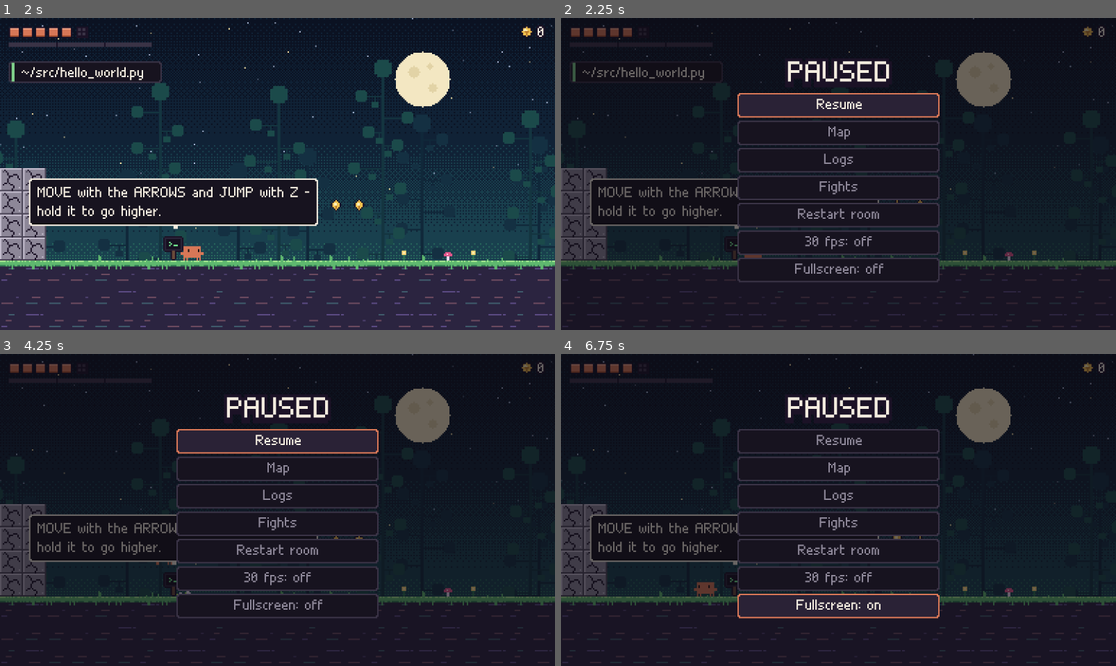
Above: before the commit, frames 1-4 (two rows, left to right).
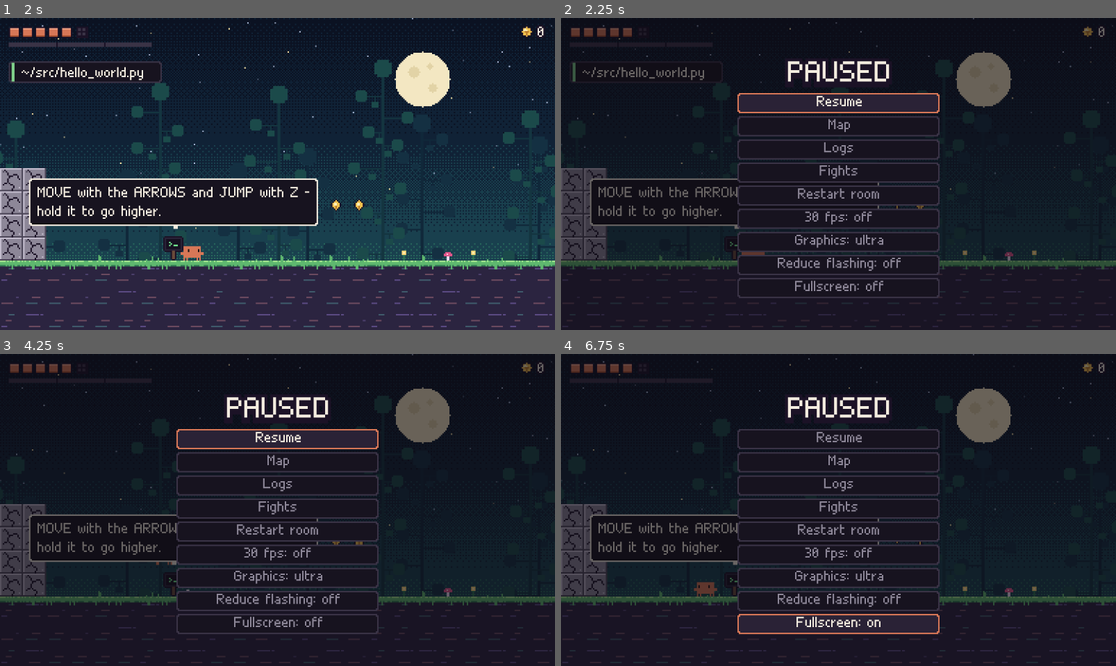
Above: after the commit, the same moments.

Repository: zack-riftwalker/projects
Game: Godot game, scene res://src/main.tscn
Same seed, same stepped clock (60 frames per second), same inputs: the game is played once before the commit and once after it.
Inputs (mouse positions are in pixels of both pictures, inside the frame that each line leads up to):
- Up to frame 1 (2 s): tap Enter (start) at 0.5 s; move the mouse to (399, 158) at 0.52 s; hold Right (right) 0.53-1.25 s; tap X (attack) at 0.6 s; click (399, 158) at 0.67 s; tap Z (jump) at 0.77, 1.07 s; tap C (dash) at 0.8 s; drag from (166, 189) to (249, 236) at 1.27 s
- Up to frame 2 (2.25 s): tap Enter (start) at 2 s; move the mouse to (894, 105) at 2.02 s; hold Right (right) from 2.03 s (still down); tap V (special) at 2.1 s
- Up to frame 3 (4.25 s): tap Enter (start) at 2.3 s; release Right (right) at 2.75 s; drag from (249, 572) to (111, 463) at 2.77 s; move the mouse to (444, 556) at 3.52 s; hold Left (left) from 3.53 s (still down); tap Z (jump) at 3.6, 3.77, 4.07 s; tap X (attack) at 3.8 s; tap Escape (pause) at 4.15 s
- Up to frame 4 (6.75 s): release Left (left) at 4.25 s; drag from (672, 463) to (755, 432) at 4.27 s; tap Enter (start) at 5, 5.75, 6.5, 6.6 s; move the mouse to (866, 510) at 5.02 s; hold Down (down) 5.03-5.75 s; tap C (dash) at 5.1 s; click (866, 510) at 5.17 s; tap V (special) at 5.3 s; drag from (755, 432) to (727, 525) at 5.77 s; move the mouse to (960, 494) at 6.52 s; hold Up (up) from 6.53 s (still down)

Frame 1 is identical in both runs. In frame 2, 6.7% of the frame differs, in the area x 31-69%, y 24-90%; in frame 3, 6.7%; in frame 4, 6.3%.

Commit message:
MVGN-03: graphics tiers (Low/High/Ultra), Reduce flashing, ?gfx=, debug overlay GFX line, test gfxtier
Co-Authored-By: Claude Sonnet 5.5 <noreply@anthropic.com>
Claude-Session: https://claude.ai/code/session_01TMh3pK2TG8Exx55R6E53Rd

Diff:
--- a/godot/src/autoload/game.gd
+++ b/godot/src/autoload/game.gd
@@ -886,13 +886,15 @@
 	if d.get("fps30", false):
 		fps30 = true
 		Engine.max_fps = 30
+	gfx_saved = clampi(int(d.get("gfx", -1)), -1, 2)
+	reduce_flash = bool(d.get("reduce_flash", false))
 
 func save_settings() -> void:
 	if not persist:
 		return
 	var f := FileAccess.open(settings_path, FileAccess.WRITE)
 	if f != null:
-		f.store_string(JSON.stringify({"diff": diff, "coop_hp_pct": coop_hp_pct, "vol_music": vol_music, "vol_sfx": vol_sfx, "fps30": fps30}))
+		f.store_string(JSON.stringify({"diff": diff, "coop_hp_pct": coop_hp_pct, "vol_music": vol_music, "vol_sfx": vol_sfx, "fps30": fps30, "gfx": gfx_saved, "reduce_flash": reduce_flash}))
 
 func is_fullscreen() -> bool:
 	var m := DisplayServer.window_get_mode()
@@ -964,7 +966,30 @@
 # the tools Clawd owns (phase 1 test build: bash only)
 var tools := {"bash": false, "catch": false, "sudo": false, "agents": false, "opus": false, "curl": false, "ssh": false, "breakpoint": false}
 var shake_opt := 1.0
-var low_fx := false          # G.save.data.opt.min
+# Graphics quality (GFX-N, MVGN-03): 0 Low, 1 High, 2 Ultra. ?gfx=low|high|ultra wins over the saved choice; with neither it is Ultra on a PC and High on a
+# touch device. Only THE NETWORK has anything that depends on it (worlds 1-5 look the same on every tier, except Low's smaller particle caps).
+const GFX_NAMES := ["low", "high", "ultra"]
+signal gfx_changed
+var gfx_url := -1                    # ?gfx=
+var gfx_saved := -1                  # the saved choice (-1: never chosen)
+var _gfx_default := -1
+var gfx_tier: int:
+	get:
+		if gfx_url >= 0:
+			return gfx_url
+		if gfx_saved >= 0:
+			return gfx_saved
+		if _gfx_default < 0 or (touch_seen and _gfx_default == 2):      # (touch_seen turns true when the touch pad shows up, after the first read)
+			_gfx_default = 1 if (touch_seen or DisplayServer.is_touchscreen_available() or (OS.has_feature("web") and bool(JavaScriptBridge.eval("(navigator.maxTouchPoints||0)>0")))) else 2
+		return _gfx_default
+	set(v):
+		gfx_saved = clampi(v, 0, 2)
+		gfx_changed.emit()
+var reduce_flash := false            # "Reduce flashing": no flicker, glitch tears, chromatic aberration, zoom punch; screen flashes capped at 0.25
+var low_fx: bool:                    # G.save.data.opt.min: the Fx caps follow the Low tier
+	get: return gfx_tier == 0
+# what the GFX systems report for the debug overlay's GFX line
+var gfx_stats := {"lights": 0, "parts": 0, "post_ms": -1.0}
 
 # query options: ?debug ?fps30 ?mute ?selftest (web) or user args (native)
 var debug := false
@@ -1087,6 +1112,10 @@
 					diff_from_url = true
 			"scene": scene = v
 			"gfxprobe": scene = "gfxprobe"
+			"gfx":
+				if GFX_NAMES.has(v):
+					gfx_url = GFX_NAMES.find(v)
+			"reduceflash": reduce_flash = true
 			"probe-out": probe_out = v
 			"wait": shot_wait = int(v)
 			"full": full_shot = true
--- a/godot/src/core/fx.gd
+++ b/godot/src/core/fx.gd
@@ -19,7 +19,7 @@
 	trauma = minf(1.0, trauma + a)
 
 func flash_screen(a: float, col) -> void:
-	flash = a
+	flash = minf(a, 0.25) if Game.reduce_flash else a          # (Reduce flashing)
 	flash_col = Color(col if col != null else "#ffffff")
 
 func part(x: float, y: float, vx: float, vy: float, life: float, size: float, col, grav := 0.0, o = null):
--- a/godot/src/test/tests_gfx.gd
+++ b/godot/src/test/tests_gfx.gd
@@ -101,5 +101,68 @@
 		r2.queue_free()
 	return report("moods", ok, info if info != "" else "%d rooms" % n)
 
+# MVGN-03: the tier round-trips through the settings file, ?gfx= wins, low_fx follows, the device default
 func t_gfxtier() -> bool:
-	return report("gfxtier", false, "todo")
+	var ok := true
+	var info := ""
+	var path := "user://gfxtier_test.json"
+	var old_path: String = Game.settings_path
+	var old_persist: bool = Game.persist
+	Game.settings_path = path
+	Game.persist = true
+	Game.gfx_url = -1
+	Game.gfx_saved = -1
+	Game._gfx_default = -1
+	Game.touch_seen = false
+	if not OS.has_feature("web") and not DisplayServer.is_touchscreen_available():
+		if Game.gfx_tier != 2:
+			ok = false
+			info += " pc default is %d;" % Game.gfx_tier
+	Game.touch_seen = true
+	if Game.gfx_tier != 1:
+		ok = false
+		info += " touch default is %d;" % Game.gfx_tier
+	Game.touch_seen = false
+	Game._gfx_default = -1
+	Game.gfx_tier = 0
+	Game.reduce_flash = true
+	Game.save_settings()
+	Game.gfx_saved = -1
+	Game.reduce_flash = false
+	Game.load_settings()
+	if Game.gfx_tier != 0 or not Game.reduce_flash or not Game.low_fx:
+		ok = false
+		info += " round trip %d %s;" % [Game.gfx_tier, str(Game.reduce_flash)]
+	Game.gfx_url = 2                                         # ?gfx=ultra wins over the saved low
+	if Game.gfx_tier != 2 or Game.low_fx:
+		ok = false
+		info += " url;"
+	Game.gfx_url = -1
+	Game.gfx_tier = 1
+	if Game.low_fx:
+		ok = false
+		info += " low_fx on high;"
+	# the pause menu has the two rows and they change the values
+	var pm := PauseMenu.new()
+	var o: Array = pm.options()
+	if not (o.has("Graphics: high") and o.has("Reduce flashing: on")):
+		ok = false
+		info += " pause rows %s;" % str(o)
+	pm.choose(o.find("Graphics: high"))
+	if Game.gfx_tier != 2:
+		ok = false
+		info += " pause choose;"
+	pm.free()
+	# Reduce flashing caps the screen flash
+	var rm := new_room("N01")
+	rm.flash_screen(0.9, "#ffffff")
+	if absf(rm.fx.flash - 0.25) > 0.001:
+		ok = false
+		info += " flash %.2f;" % rm.fx.flash
+	rm.queue_free()
+	Game.reduce_flash = false
+	Game.gfx_saved = -1
+	Game.settings_path = old_path
+	Game.persist = old_persist
+	DirAccess.remove_absolute(path)
+	return report("gfxtier", ok, info)
--- a/godot/src/ui/debug_overlay.gd
+++ b/godot/src/ui/debug_overlay.gd
@@ -100,7 +100,12 @@
 		l2 += " | ERRORS %d (see log)" % Game.errors
 	var ws := DisplayServer.window_get_size()
 	var l3 := "%s | %s | %dx%d @%.2f | %s" % [Game.build_text, AudioServer.get_driver_name(), ws.x, ws.y, DisplayServer.screen_get_scale(), Time.get_time_string_from_system().substr(0, 5)]
-	return l1 + "\n" + l2 + "\n" + l3
+	var l4 := "GFX %s lights %d/%d parts %d" % [Game.GFX_NAMES[Game.gfx_tier], int(Game.gfx_stats.lights), [6, 24, 48][Game.gfx_tier], int(Game.gfx_stats.parts)]
+	if float(Game.gfx_stats.post_ms) >= 0.0:
+		l4 += " post %.1f" % float(Game.gfx_stats.post_ms)
+	if Game.reduce_flash:
+		l4 += " | calm"
+	return l1 + "\n" + l2 + "\n" + l3 + "\n" + l4
 
 func _draw() -> void:
 	if not Game.debug or last_text == "":
--- a/godot/src/ui/pause.gd
+++ b/godot/src/ui/pause.gd
@@ -23,7 +23,7 @@
 var refight_msg := ""
 
 func options() -> Array:
-	var o := ["Resume", "Map", "Logs", "Fights", "Restart room", "30 fps: " + ("on" if Game.fps30 else "off"), "Fullscreen: " + ("on" if Game.is_fullscreen() else "off")]
+	var o := ["Resume", "Map", "Logs", "Fights", "Restart room", "30 fps: " + ("on" if Game.fps30 else "off"), "Graphics: " + Game.GFX_NAMES[Game.gfx_tier], "Reduce flashing: " + ("on" if Game.reduce_flash else "off"), "Fullscreen: " + ("on" if Game.is_fullscreen() else "off")]
 	if Game.debug:
 		o.append("Refight bosses" if refight_msg == "" else refight_msg)
 		o.append(log_msg if log_msg != "" else "Copy log (5 min)")
@@ -126,9 +126,15 @@
 		5:
 			Game.fps30 = not Game.fps30
 			Engine.max_fps = 30 if Game.fps30 else 0
-		6: fullscreen_requested.emit()
-		7: refight_bosses()
-		8: log_msg = "Log copied: %d lines" % Game.export_log()
+		6:                                       # Low -> High -> Ultra -> Low (kept: the settings file)
+			Game.gfx_tier = (Game.gfx_tier + 1) % 3
+			Game.save_settings()
+		7:
+			Game.reduce_flash = not Game.reduce_flash
+			Game.save_settings()
+		8: fullscreen_requested.emit()
+		9: refight_bosses()
+		10: log_msg = "Log copied: %d lines" % Game.export_log()
 	queue_redraw()
 
 # a tap in game coordinates (0..384, 0..216)
@@ -171,10 +177,11 @@
 
 # more options than fit: tighter rows (the debug menu, a boss fight with the skip entry)
 func row_step() -> int:
-	return 19 if options().size() <= 7 else 16
+	var n := options().size()
+	return 19 if n <= 7 else (16 if n <= 10 else 14)
 
 func row_h() -> int:
-	return 17 if row_step() == 19 else 14
+	return 17 if row_step() == 19 else (14 if row_step() == 16 else 12)
 
 # ?debug: forget the beaten bosses so they can be fought again for more measurements (abilities and plugins stay)
 func refight_bosses() -> void:
